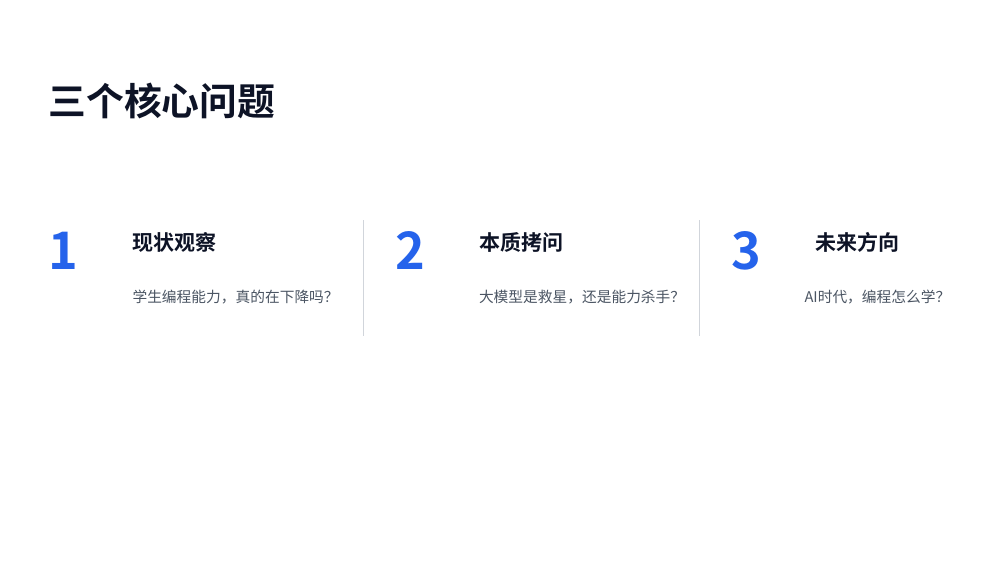
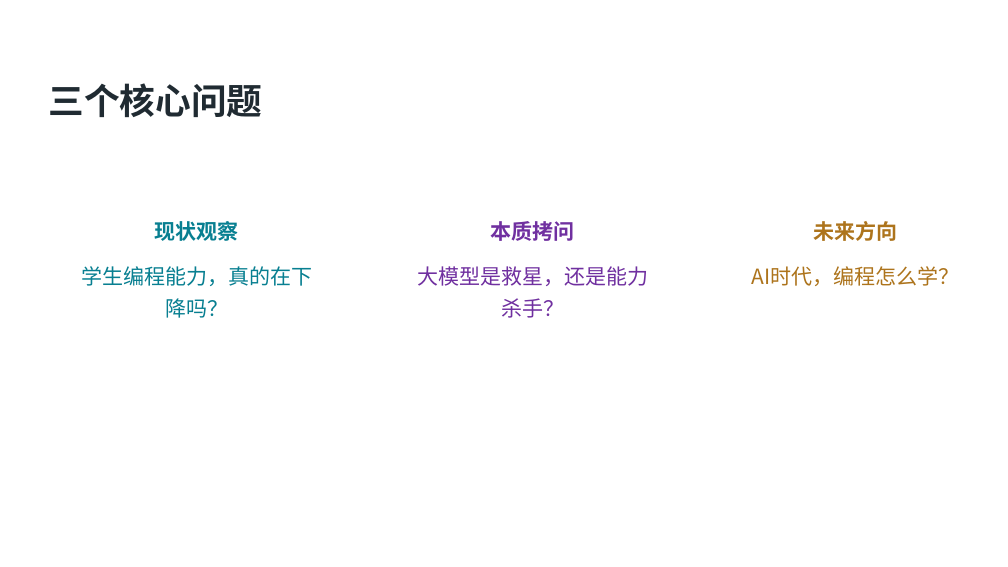
Before and after one commit to SCPZ24/AgentFlow-Salon, a slide deck: slide 3 of PPTs/EP3/Meeting03.pptx. Drawn at 1008x567 pixels with LibreOffice and Linux fonts; fonts in the diff are those of the drawing; background and template pictures are left out. Boxes give left, top, right and bottom in pixels: in the first picture for what was removed or moved away, otherwise in the second. Text is boxed around its words. In the diff, an @@ line names an element or a change of style, - is before the commit and + after.

```diff
--- a/PPTs/EP3/Meeting03.pptx
+++ b/PPTs/EP3/Meeting03.pptx
@@ text "三个核心问题" at [49,83,263,117]: size 36 to 34 pt, text colour #0D1326 to #202B32 @@
@@ text removed at [49,231,79,269] @@
-1
@@ text "现状观察": place and size @@
-text "现状观察" at [133,232,217,252]
+text "现状观察" at [155,221,239,241]
@@ text "现状观察" at [155,221,239,241]: text colour #0D1326 to #087F91; alignment left to centre @@
@@ line removed from (364, 221) to (364, 336) @@
@@ text removed at [395,231,425,269] @@
-2
@@ text "本质拷问": place and size @@
-text "本质拷问" at [479,232,563,252]
+text "本质拷问" at [491,221,575,241]
@@ text "本质拷问" at [491,221,575,241]: text colour #0D1326 to #7030A0; alignment left to centre @@
@@ line removed from (699, 221) to (699, 336) @@
@@ text removed at [731,231,761,270] @@
-3
@@ text "未来方向": place and size @@
-text "未来方向" at [815,232,899,252]
+text "未来方向" at [814,221,898,241]
@@ text "未来方向" at [814,221,898,241]: text colour #0D1326 to #AD741C; alignment left to centre @@
@@ text "学生编程能力，真的在下降吗？": place and size @@
-text "学生编程能力，真的在下降吗？" at [133,289,339,304]
+text "学生编程能力，真的在下降吗？" at [81,266,312,318]
@@ text "学生编程能力，真的在下降吗？" at [81,266,312,318]: size 14 to 20 pt, text colour #4B5563 to #087F91; alignment left to centre; vertical alignment middle to top @@
@@ text "大模型是救星，还是能力杀手？": place and size @@
-text "大模型是救星，还是能力杀手？" at [479,289,685,304]
+text "大模型是救星，还是能力杀手？" at [417,266,648,318]
@@ text "大模型是救星，还是能力杀手？" at [417,266,648,318]: size 14 to 20 pt, text colour #4B5563 to #7030A0; alignment left to centre; vertical alignment middle to top @@
@@ text "AI时代，编程怎么学？": place and size @@
-text "AI时代，编程怎么学？" at [805,289,951,304]
+text "AI时代，编程怎么学？" at [752,266,960,286]
@@ text "AI时代，编程怎么学？" at [752,266,960,286]: size 14 to 20 pt, text colour #4B5563 to #AD741C; alignment left to centre; vertical alignment middle to top @@
```
Also in this commit, not shown: 5 other slides changed, 5 other files.
